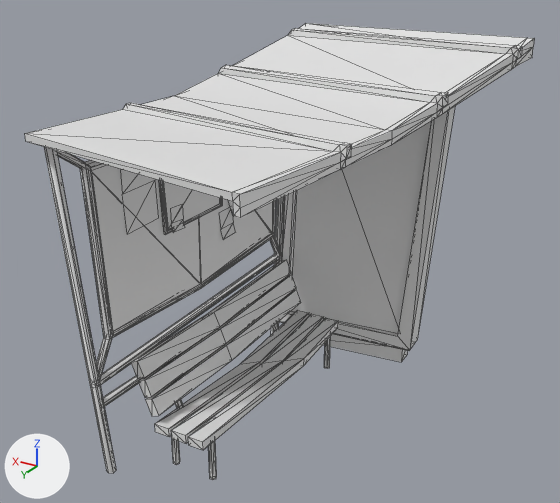
Two versions of the FBX model Assets/4. Art/Meshes/PROPS/SM_BusStop.fbx, one commit apart.
Both versions are drawn from a camera (50 mm lens) standing at (-3.24, 5.8, 4.78) and looking at (0.27, -0.05, 1.86). The lights are fixed; the arrows at lower left show +X, +Y and +Z. Mesh edges are drawn as thin lines. Where no turn or scale is listed for an object, it has been applied to the vertices.

Names of what the first picture shows: 'SM_BusStop'.
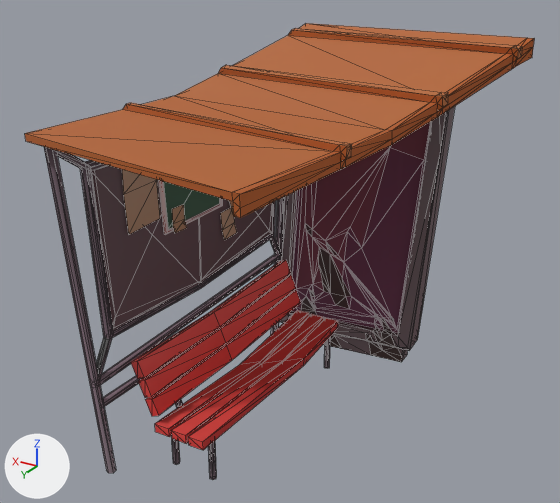
The newer file is also rescaled (x1.6) as a whole; pictures and numbers use the older file's frame.

Pixel boxes [x1, y1, x2, y2] of what changed, in the pictures (560 x 503 px):
part 1 of me_mesh, built on
    both: [92, 111, 447, 362]
part 2 of me_mesh, recoloured (white to brown)
    both: [25, 23, 534, 480]

Edits to the bpy script that builds the scene:
```text
Add img_t_money_mid_png:
    img_t_money_mid_png = load_image('T_Money_Mid.png', '../../Textures/T_Money_Mid.png', 1024, 1024, 'sRGB')
Add mat_material__2:
    mat_material__2 = principled_material('Material #2')
    mat_material__2.texture = img_t_money_mid_png  # with its transparency
    mat_material__2.roughness = 1.0
Change me_mesh:
    used by ob_sm_busstop; location = (0.0, 0.0, 0.0)
    remove me_mesh.from_pydata(...)  # 480 vertices, 778 faces; spans x -1.28..1.34, y -2.52..2.18, z -0.04..3.66
    add me_mesh.from_pydata(...)  # 630 vertices, 1078 faces; spans x -1.28..1.34, y -2.52..2.18, z -0.04..3.66
    me_mesh part 1
    26 faces are deleted
    15 vertices in x 1.11..1.18, y -0.74..1.06, z 1.69..2.61 move by (-0.02, 0.0, 0.0)
    9 vertices in x 1.11..1.17, y -0.81..1.08, z 1.95..2.83 move by (-0.01, 0.0, 0.0)
    143 vertices are added at x -0.61..1.22, y -2.28..1.37, z -0.04..3.53
    7 new vertices lie (0.09, 0.01, 0.0) away from vertices in x -0.34..0.92, y -1.78..-1.59, z 0.15..0.37
    326 new faces join them
    me_mesh part 2: 752 faces spanning x -1.28..1.34, y -2.52..2.18, z -0.04..3.66 switch from no material to mat_material__2 (picture img_t_money_mid_png)
```
